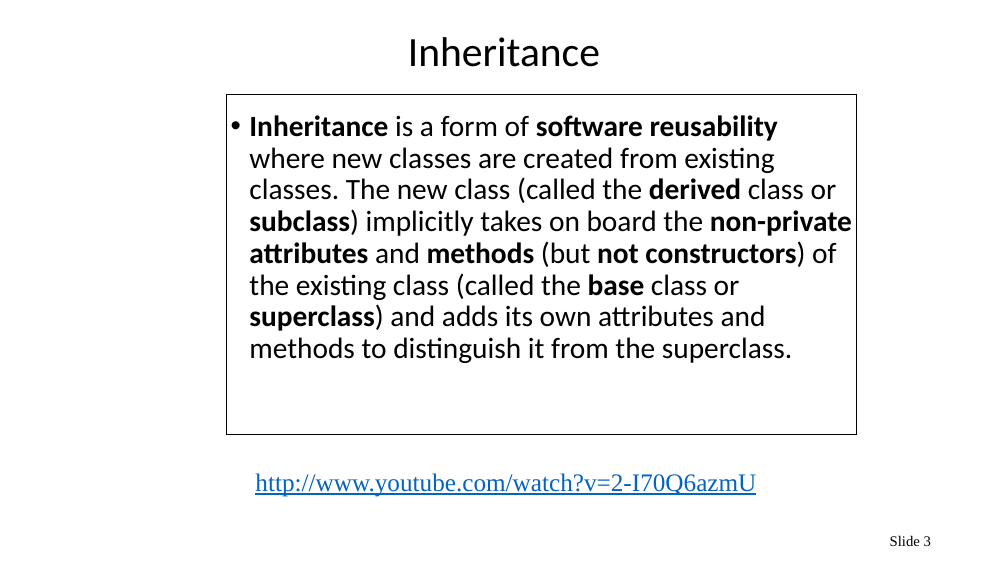
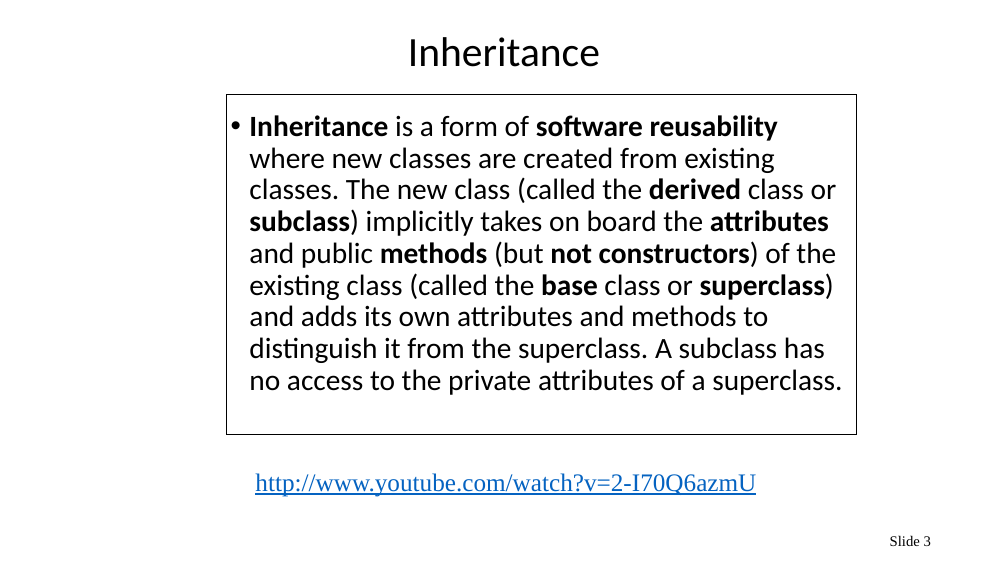
Before and after one commit to Christoricus/software_ittralee, a slide deck: slide 3 of Semester 3/OOP2/Notes/6_Basics of Inheritance.pptx. Drawn at 1008x567 pixels with LibreOffice and Linux fonts; fonts in the diff are those of the drawing. Boxes give left, top, right and bottom in pixels: in the first picture for what was removed or moved away, otherwise in the second. Text is boxed around its words. In the diff, an @@ line names an element or a change of style, - is before the commit and + after.

```diff
--- a/Semester 3/OOP2/Notes/6_Basics of Inheritance.pptx
+++ b/Semester 3/OOP2/Notes/6_Basics of Inheritance.pptx
@@ text at (249, 115, 842, 395): text changed @@
-• Inheritance is a form of software reusability where new classes are created from existing classes. The new class (called the derived class or subclass) implicitly takes on board the non-private attributes and methods (but not constructors) of the existing class (called the base class or superclass) and adds its own attributes and methods to distinguish it from the superclass.
+• Inheritance is a form of software reusability where new classes are created from existing classes. The new class (called the derived class or subclass) implicitly takes on board the attributes and public methods (but not constructors) of the existing class (called the base class or superclass) and adds its own attributes and methods to distinguish it from the superclass. A subclass has no access to the private attributes of a superclass.
```
Also in this commit, not shown: 1 other slide changed, 27 other files.
